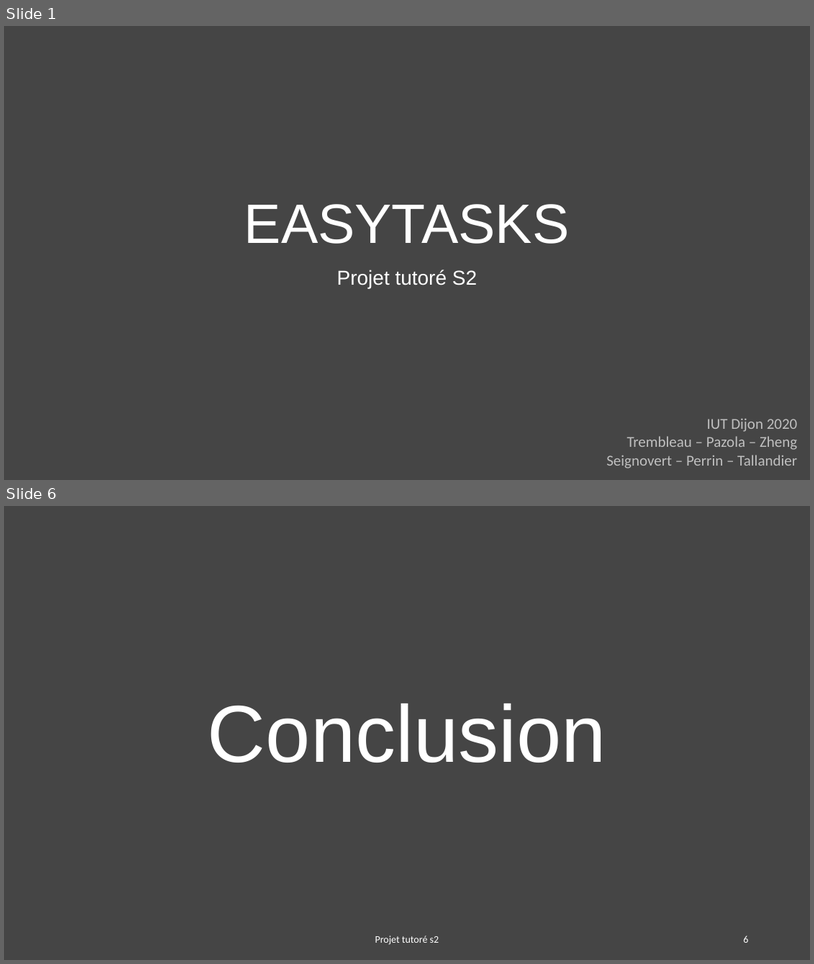
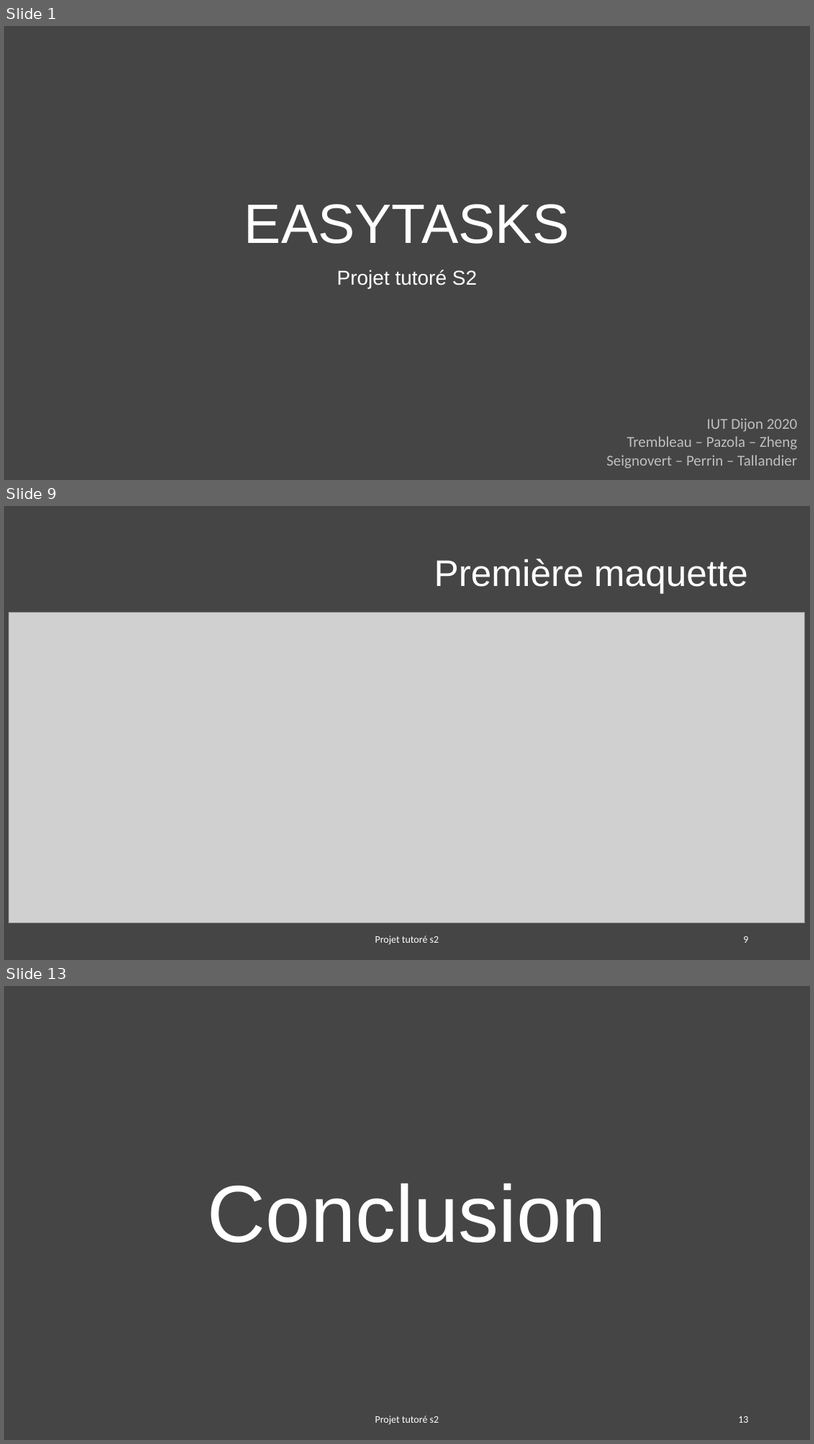
Before and after one commit to Spaicat/IUT-S2-EasyTasks, a slide deck: RDV/RDV1/EASYTASKS.pptx. Shown one above the other, each under a label of ours: slides 1 and 6 before the commit, slides 1, 9 and 13 after it; the slides between them are not shown. The pictures are 814x964 and 814x1444 pixels, drawn with LibreOffice and Linux fonts; fonts in the diff are those of the drawing; grey boxes stand for pictures. Boxes give left, top, right and bottom in pixels: in the first picture for what was removed or moved away, otherwise in the second. Text is boxed around its words. In the diff, an @@ line names an element or a change of style, - is before the commit and + after.

```diff
--- a/RDV/RDV1/EASYTASKS.pptx
+++ b/RDV/RDV1/EASYTASKS.pptx
@@ slide 9 added at (4,506,810,960), background #454545 @@
@@ title added at (435,559,748,593), 44 pt, text #FFFFFF @@
+Première maquette
@@ picture added at (9,613,805,923) @@
@@ text added at (376,935,440,944), 12 pt, text #FFFFFF @@
+Projet tutoré s2
@@ page number added at (743,936,748,942), 12 pt, text #FFFFFF @@
+9
@@ what was slide 6 is now slide 13 @@
@@ page number at (738,1416,748,1422): text changed @@
-6
+13
```
Also in this commit, not shown: 4 slides changed, 6 other slides added.
